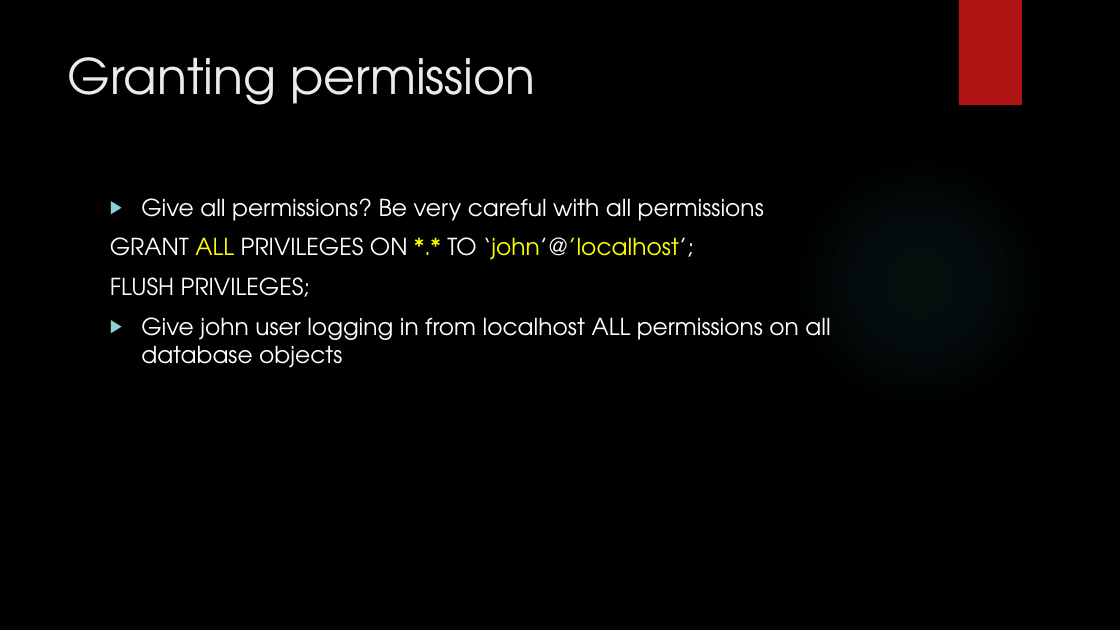
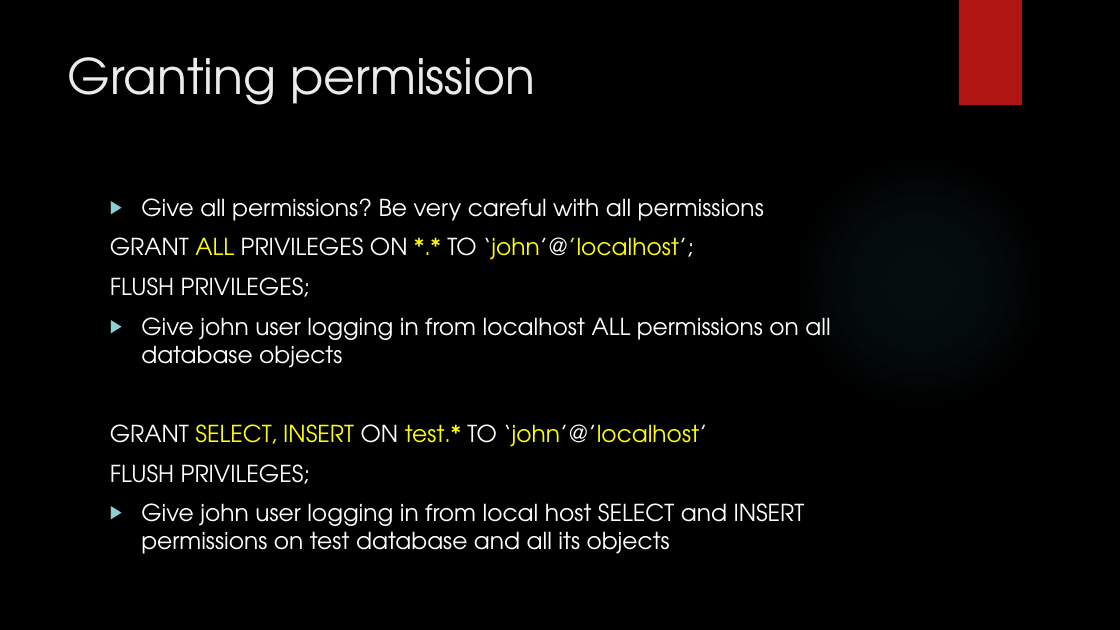
Before and after one commit to zedfoxus/database-bootcamp, a slide deck: slide 59 of Presentation/Database-Bootcamp-Presentation.pptx. Drawn at 1120x630 pixels with LibreOffice and Linux fonts; fonts in the diff are those of the drawing; background and template pictures are left out. Boxes give left, top, right and bottom in pixels: in the first picture for what was removed or moved away, otherwise in the second. Text is boxed around its words. In the diff, an @@ line names an element or a change of style, - is before the commit and + after.

Commit message:
Adding permissions

```diff
--- a/Presentation/Database-Bootcamp-Presentation.pptx
+++ b/Presentation/Database-Bootcamp-Presentation.pptx
@@ text at (110,424,805,554): paragraphs added @@
+GRANT SELECT, INSERT ON test.* TO ‘john’@’localhost’
+FLUSH PRIVILEGES;
+▶ Give john user logging in from local host SELECT and INSERT permissions on test database and all its objects
```
